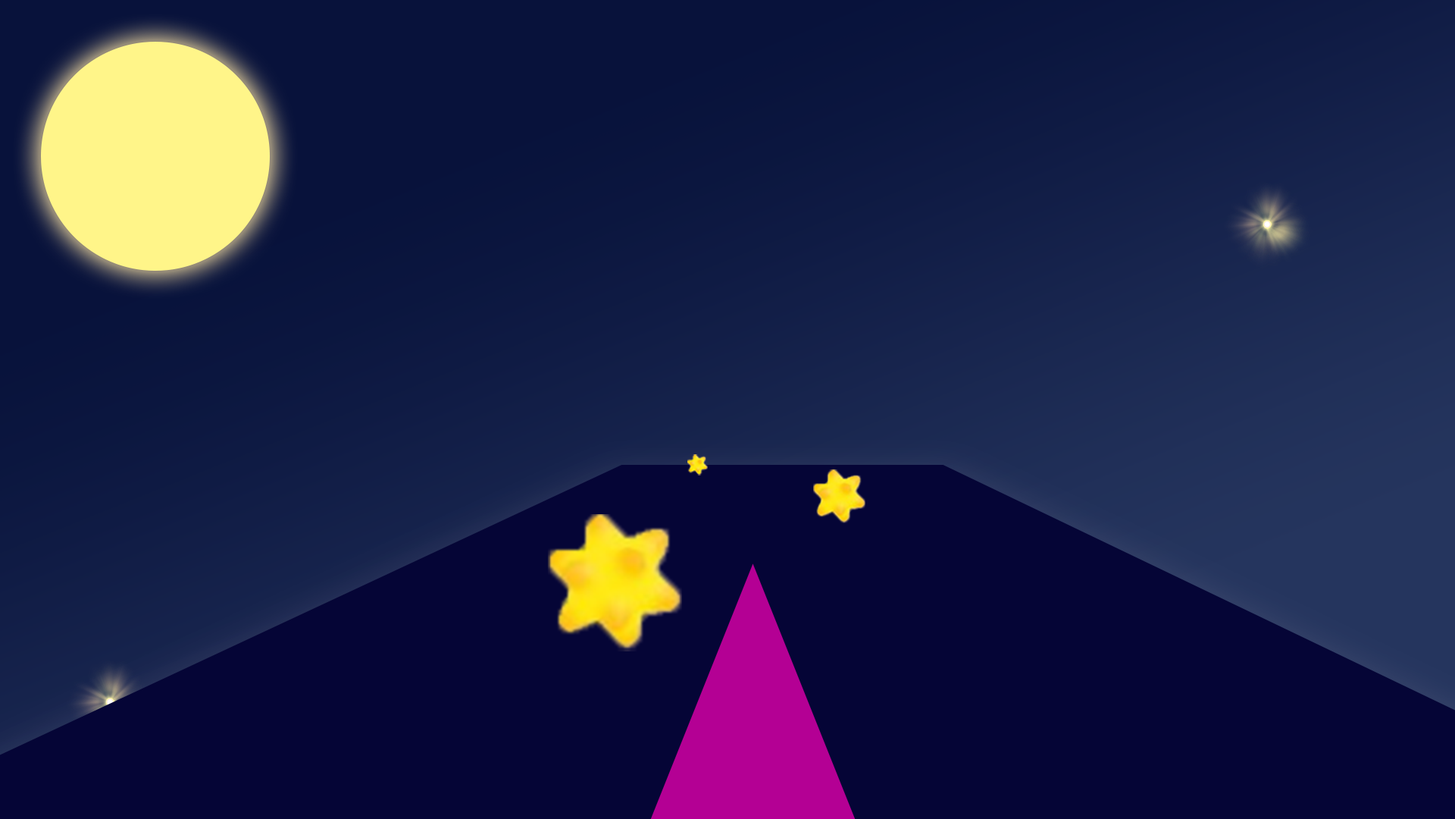
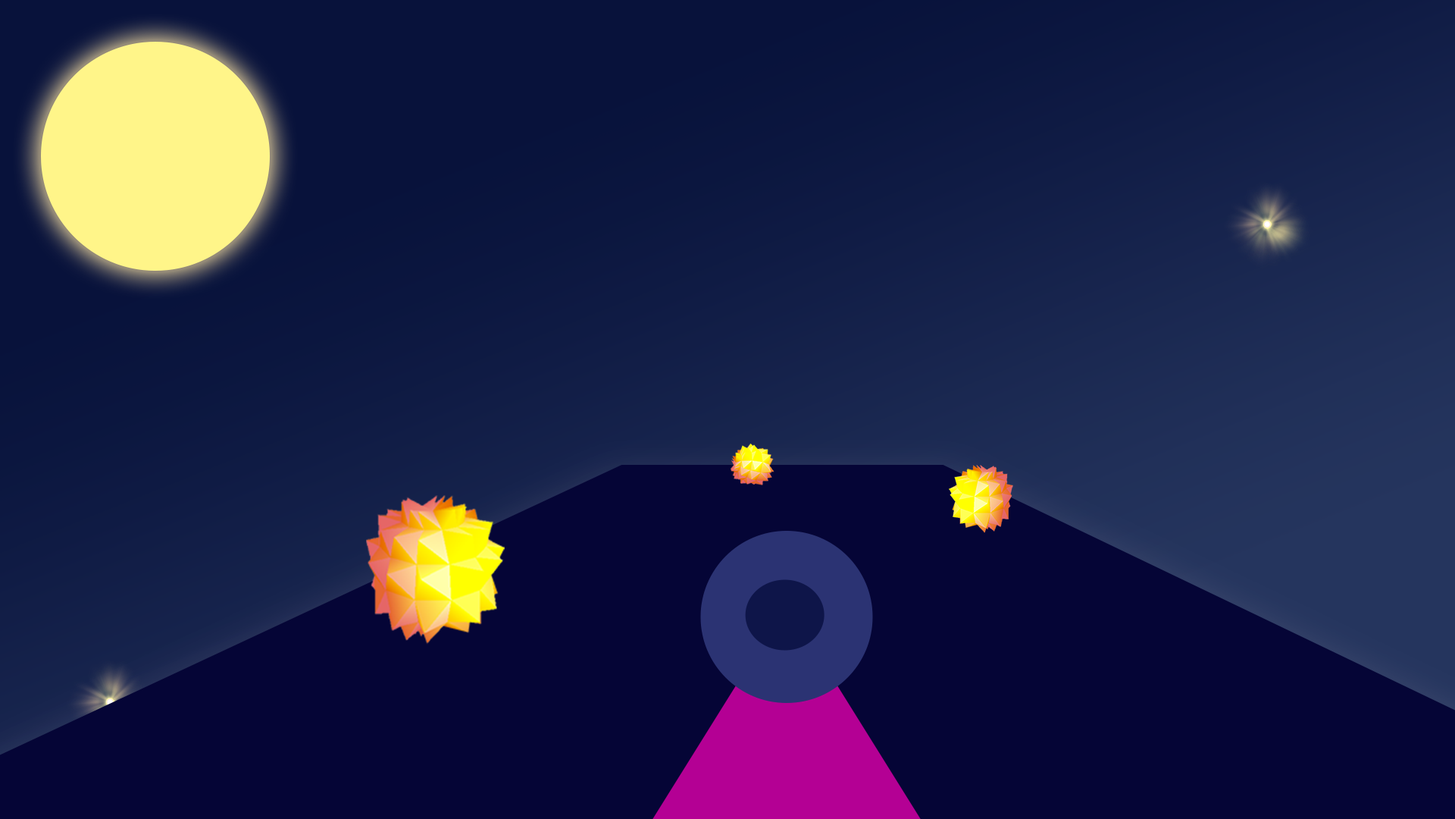
Before/after of a 1455x819 layered artwork. What changed in the layer stack:
added layer "타원 3" above "타원 2" over bbox(745, 579, 825, 651)
added layer "타원 2" above "다각형 2" over bbox(700, 530, 874, 703)
painted on "다각형 2" over bbox(650, 563, 921, 819)
removed layer "레이어 8" over bbox(687, 454, 708, 476)
removed layer "레이어 7" over bbox(813, 469, 866, 524)
removed layer "레이어 6" over bbox(548, 513, 683, 652)
added layer "레이어 10" above "레이어 11" over bbox(948, 464, 1014, 533)
added layer "레이어 11" above "레이어 9" over bbox(729, 442, 775, 486)
added layer "레이어 9" above "레이어 1" over bbox(366, 494, 505, 645)
